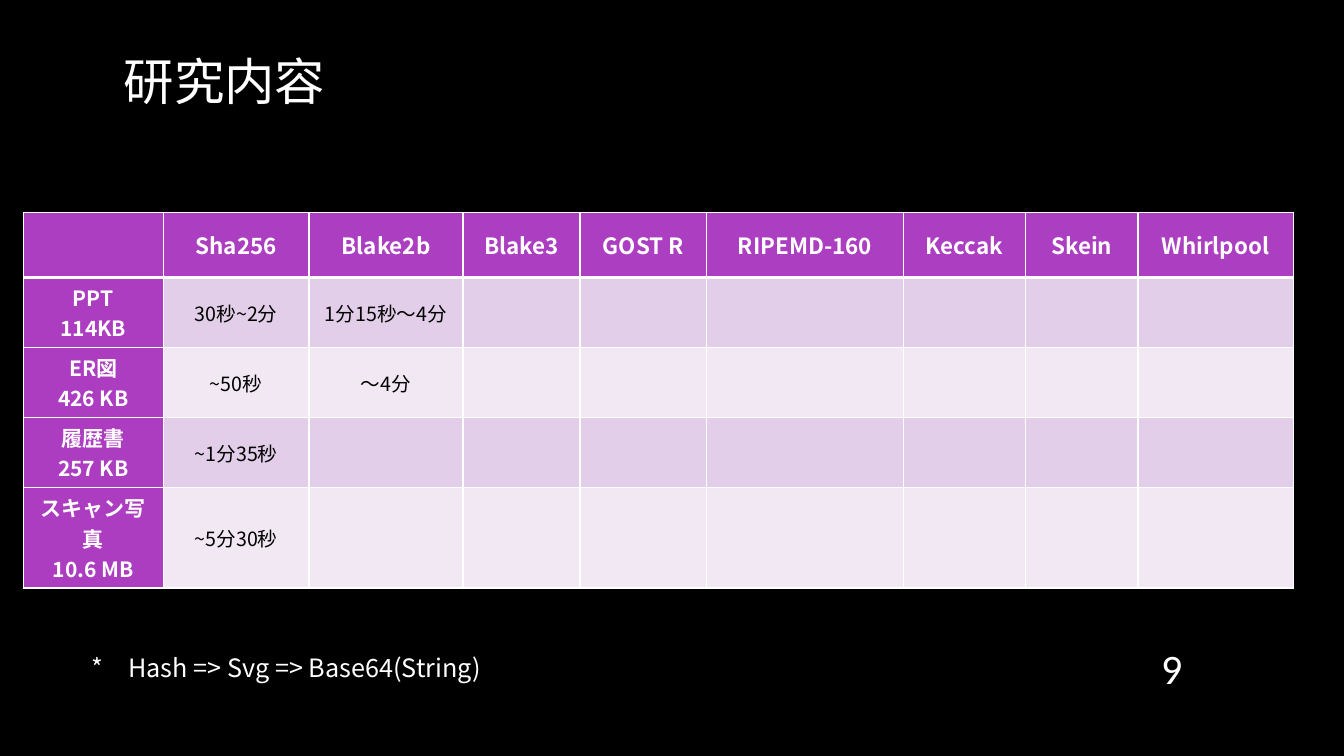
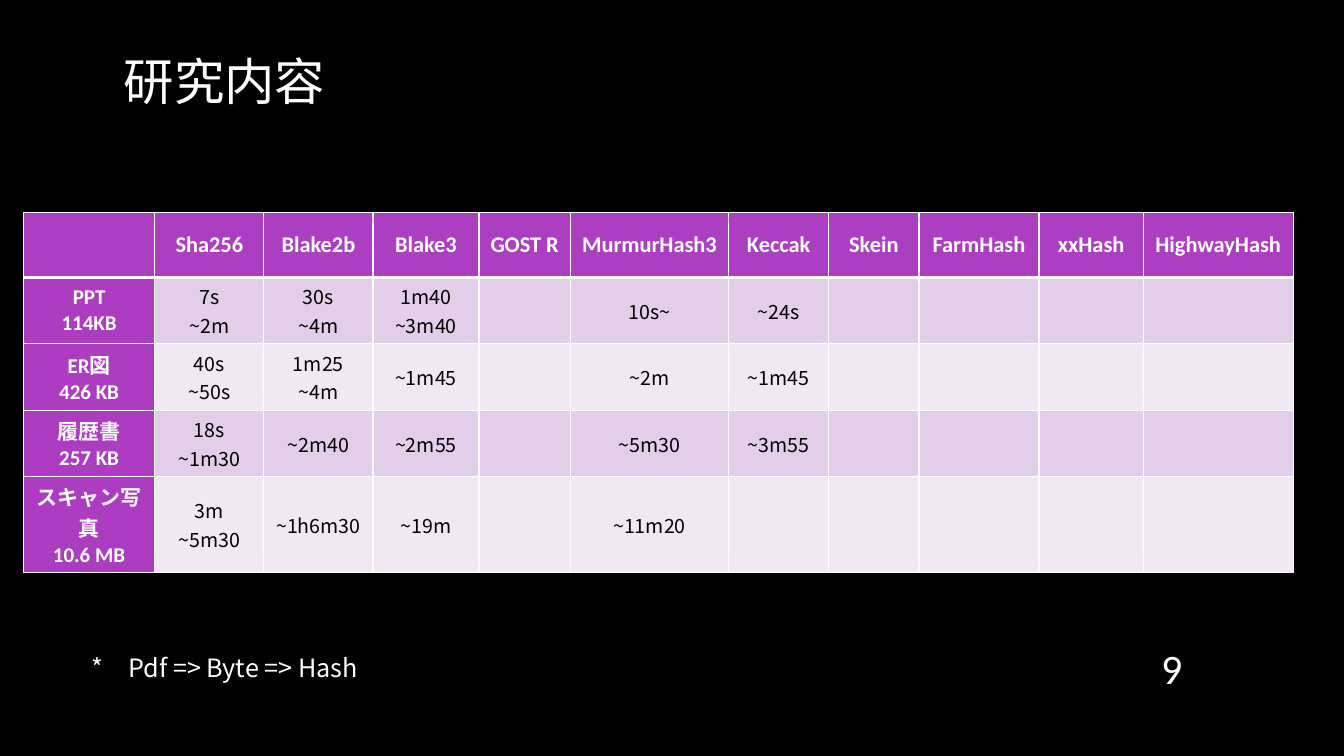
Before and after one commit to cyrusmanosa/Ecc-Year-3, a slide deck: slide 9 of Y3-Sem2/ITゼミ演習II/2024年度_12月報告会_Sk3a04_文家俊.pptx. Drawn at 1344x756 pixels with LibreOffice and Linux fonts; fonts in the diff are those of the drawing; background and template pictures are left out. Boxes give left, top, right and bottom in pixels: in the first picture for what was removed or moved away, otherwise in the second. Text is boxed around its words. In the diff, an @@ line names an element or a change of style, - is before the commit and + after.

```diff
--- a/Y3-Sem2/ITゼミ演習II/2024年度_12月報告会_Sk3a04_文家俊.pptx
+++ b/Y3-Sem2/ITゼミ演習II/2024年度_12月報告会_Sk3a04_文家俊.pptx
@@ table at (23,213,1292,566) @@
-column 2: Sha256 | 30秒~2分 | ~50秒 | ~1分35秒 | ~5分30秒
+column 2: Sha256 | 7s ~2m | 40s ~50s | 18s ~1m30 | 3m ~5m30
-column 3: Blake2b | 1分15秒〜4分 | 〜4分 |  | 
+column 3: Blake2b | 30s ~4m | 1m25 ~4m | ~2m40 | ~1h6m30
-column 4: Blake3 |  |  |  | 
+column 4: Blake3 | 1m40 ~3m40 | ~1m45 | ~2m55 | ~19m
-column 6: RIPEMD-160 |  |  |  | 
+column 6: MurmurHash3 | 10s~ | ~2m | ~5m30 | ~11m20
-column 7: Keccak |  |  |  | 
+column 7: Keccak | ~24s | ~1m45 | ~3m55 | 
-column 9: Whirlpool |  |  |  | 
+column 9: FarmHash |  |  |  | 
+column 10: xxHash |  |  |  | 
+column 11: HighwayHash |  |  |  | 
@@ text at (128,656,358,683): text changed @@
-* Hash => Svg => Base64(String)
+* Pdf => Byte => Hash
```
Also in this commit, not shown: 5 other slides changed, 3 slides added, 26 other files.
